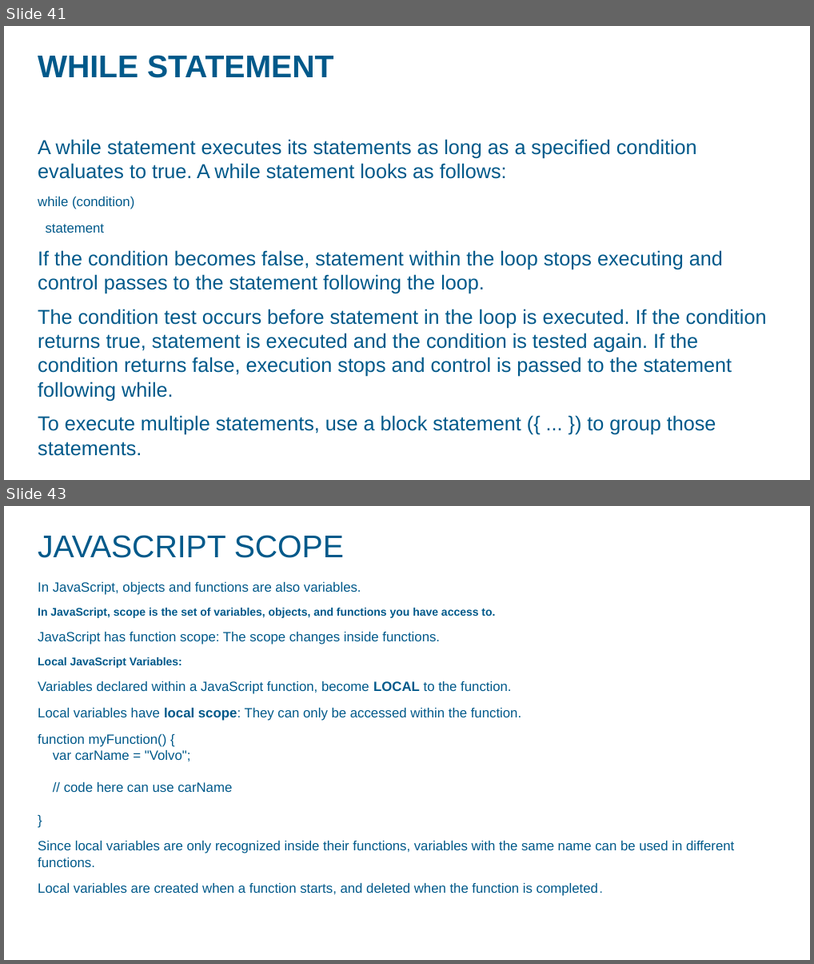
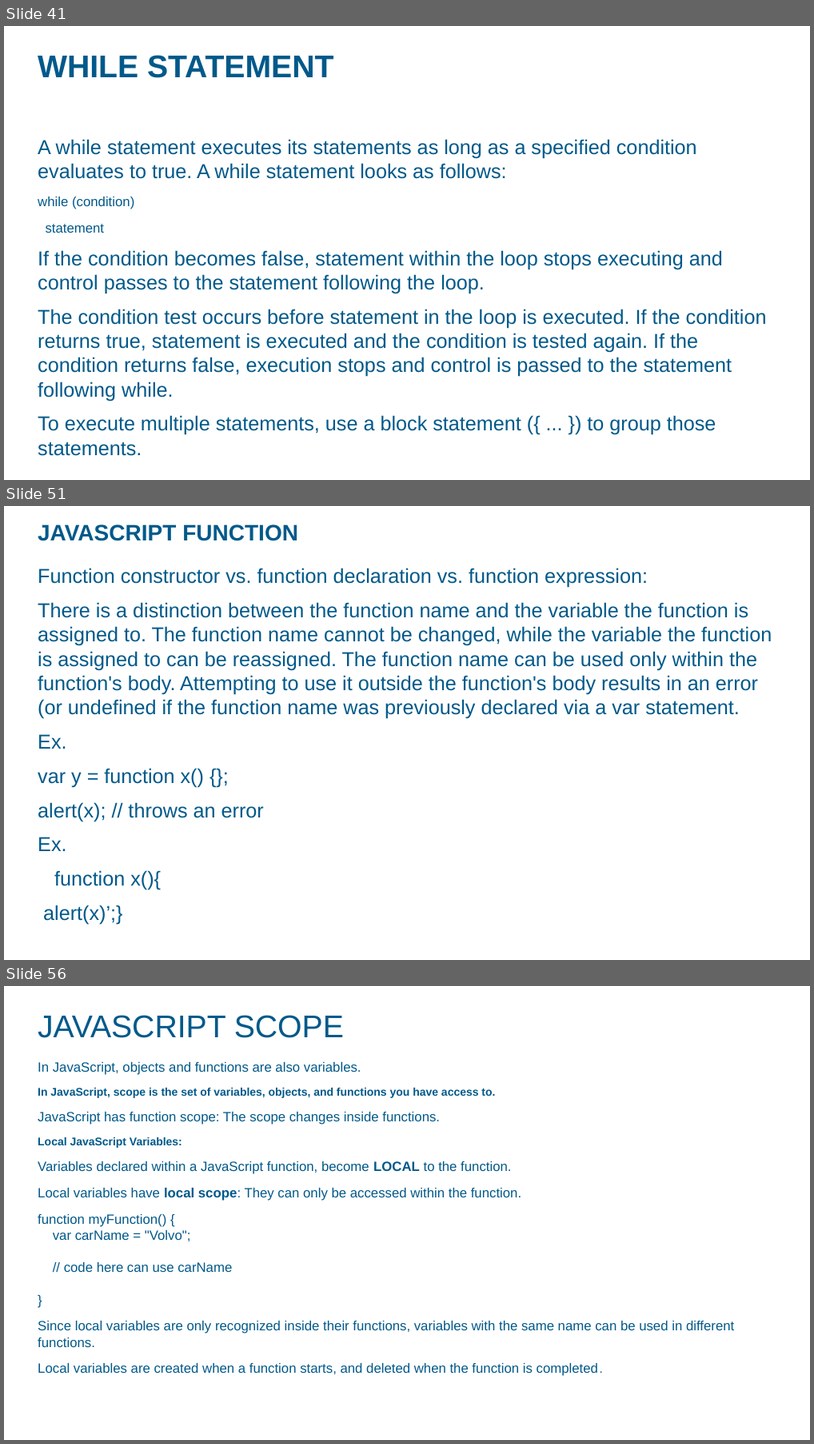
Before and after one commit to ashok07iet/java-script-sample-code, a slide deck: doc/javascript.pptx. Shown one above the other, each under a label of ours: slides 41 and 43 before the commit, slides 41, 51 and 56 after it; the slides between them are not shown. The pictures are 814x964 and 814x1444 pixels, drawn with LibreOffice and Linux fonts; fonts in the diff are those of the drawing; background and template pictures are left out. Boxes give left, top, right and bottom in pixels: in the first picture for what was removed or moved away, otherwise in the second. Text is boxed around its words. In the diff, an @@ line names an element or a change of style, - is before the commit and + after.

```diff
--- a/doc/javascript.pptx
+++ b/doc/javascript.pptx
@@ slide 51 added at (4,506,810,960), background picture (left out) @@
@@ title added at (38,524,298,541), 20 pt, text #00598A, bold @@
+JAVASCRIPT FUNCTION
@@ text added at (38,568,772,924), 18 pt, text #00598A @@
+Function constructor vs. function declaration vs. function expression:
+There is a distinction between the function name and the variable the function is assigned to. The function name cannot be changed, while the variable the function is assigned to can be reassigned. The function name can be used only within the function's body. Attempting to use it outside the function's body results in an error (or undefined if the function name was previously declared via a var statement.
+Ex.
+var y = function x() {};
+alert(x); // throws an error
+Ex.
+function x(){
+alert(x)’;}
@@ what was slide 43 is now slide 56 @@
```
Also in this commit, not shown: 2 slides changed, 28 other slides added, 2 other files.
